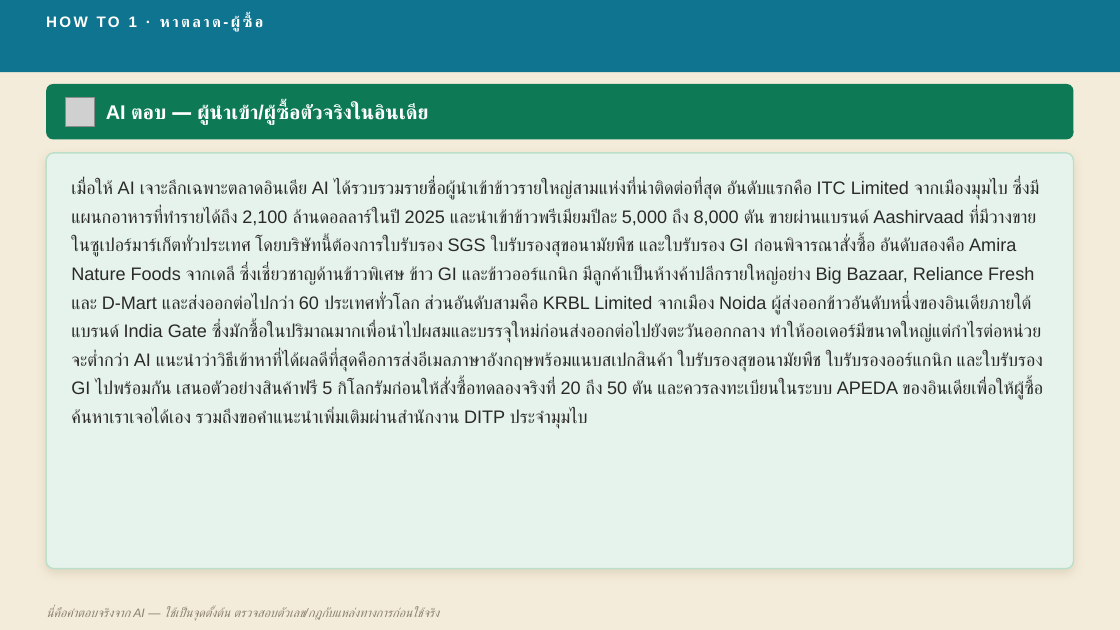
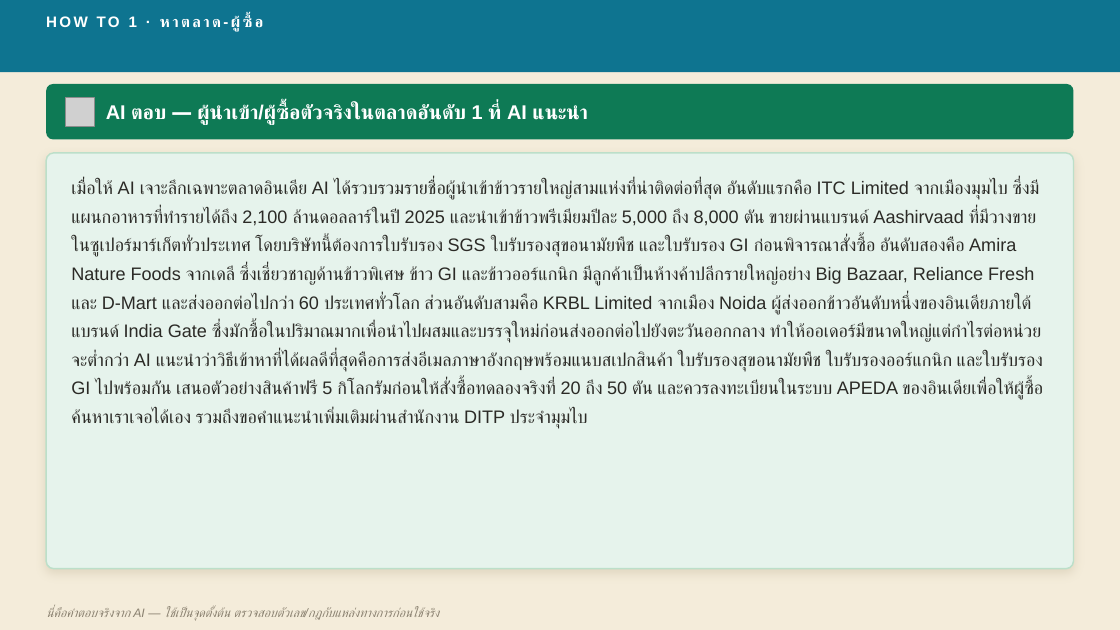
Before and after one commit to skunpoj/krungsri, a slide deck: slide 14 of deck/out3.pptx (slide 13 before the commit). Drawn at 1120x630 pixels with LibreOffice and Linux fonts; fonts in the diff are those of the drawing; grey boxes stand for pictures. Boxes give left, top, right and bottom in pixels: in the first picture for what was removed or moved away, otherwise in the second. Text is boxed around its words. In the diff, an @@ line names an element or a change of style, - is before the commit and + after.

```diff
--- a/deck/out3.pptx
+++ b/deck/out3.pptx
@@ text at [106,104,588,125]: text changed @@
-AI ตอบ — ผู้นำเข้า/ผู้ซื้อตัวจริงในอินเดีย
+AI ตอบ — ผู้นำเข้า/ผู้ซื้อตัวจริงในตลาดอันดับ 1 ที่ AI แนะนำ
```
Also in this commit, not shown: 1 other slide changed, 7 slides added, 6 other files.
